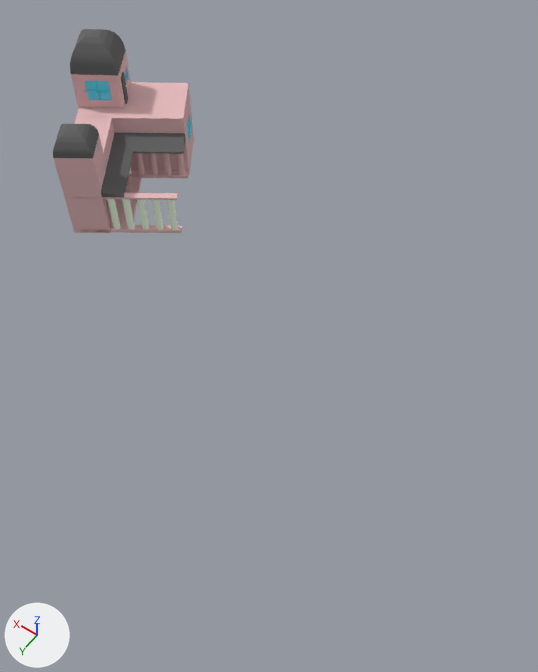
The FBX model Assets/Prefabs/PrefabsBuildings/Extracteurs/Extracteur pierrre.fbx: old version first, new version second.
Both versions are drawn from a 50 mm camera at (-7.61, 8.98, 14.68) aimed at (-1.43, 0.33, 1.09). Arrows for +X, +Y and +Z are at lower left; the lights stay in place.
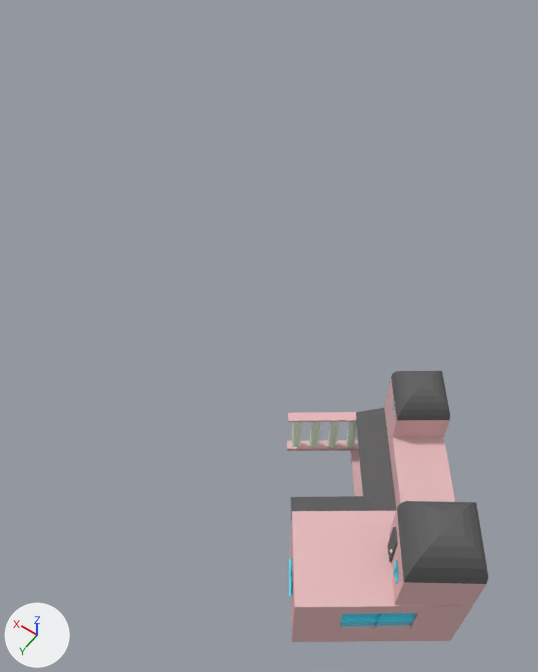
Where the change shows, as pixel boxes [x1, y1, x2, y2] in the pictures (538 x 672 px; the box of a moved part takes in the faces that stretch with it):
'Cube.024', reshaped, moved, turned, rescaled
    before: [53, 29, 194, 233]
    after: [287, 371, 489, 642]
part 1 of me_cube_015, moved or reshaped
    before: [121, 72, 128, 104]
    after: [388, 527, 398, 562]
part 2 of me_cube_015, moved or reshaped
    before: [135, 153, 145, 175]
    after: [346, 422, 357, 447]
part 3 of me_cube_015, moved or reshaped
    before: [149, 153, 158, 175]
    after: [328, 422, 340, 447]
part 4 of me_cube_015, moved or reshaped
    before: [107, 199, 121, 229]
    after: [310, 422, 321, 448]
part 5 of me_cube_015, moved or reshaped
    before: [162, 153, 172, 175]
    after: [292, 422, 302, 448]
part 6 of me_cube_015, moved or reshaped (not visible afterwards)
    before: [122, 199, 135, 229]
part 7 of me_cube_015, moved or reshaped (not visible afterwards)
    before: [176, 154, 185, 175]
part 8 of me_cube_015, moved or reshaped (not visible afterwards)
    before: [137, 199, 149, 230]
part 9 of me_cube_015, moved or reshaped (not visible afterwards)
    before: [152, 200, 164, 230]
part 10 of me_cube_015, moved or reshaped (not visible afterwards)
    before: [167, 200, 178, 230]
part 11 of me_cube_015, moved or reshaped
    before: [53, 124, 103, 179]
    after: [389, 501, 489, 606]
part 12 of me_cube_015, moved or reshaped
    before: [70, 29, 131, 108]
    after: [387, 371, 450, 437]
part 13 of me_cube_015, deleted
    before: [59, 68, 192, 233]
part 14 of me_cube_015, built on
    before: [77, 82, 194, 174]
    after: [287, 398, 473, 642]

The change in detail:
Material 'Bleau coupole.003' (mat_bleau_coupole_003) is new.
Its base color is (0.122, 0.122, 0.122) (dark grey #626262).
Its roughness is 1.0.
me_cube_015 is used by ob_cube_024; location (5.55, -1.91, 0.05); rotation (0.0, 0.0, 0.602), in degrees (0, 0, 34); scale (0.56, 1.25, 0.05).
me_cube_015 had 1386 vertices, 1040 faces and spanned x -3.6..1.9, y -2.3..1.1, z -1.0..77.5.
me_cube_015 now has 1386 vertices, 1040 faces and spans x 3.1..8.0, y -5.4..-0.1, z 0.0..3.9.
me_cube_015 part 1: the loose piece of 24 vertices spanning x -0.5..-0.4, y -1.7..-1.4, z 38.4..55.4 is scaled about its middle by (0.453, 1.01, 0.05), then moved by (6.9, -2.1, -44.5).
me_cube_015 part 2: the loose piece of 64 vertices spanning x -1.2..-0.8, y -0.9..-0.8, z 1.0..25.0 is scaled about its middle by (0.453, 1.01, 0.05), then moved by (5.3, -0.3, -12.3), in mat_poteau_001 (white #f0ffe7).
me_cube_015 part 3: the loose piece of 64 vertices spanning x -1.9..-1.6, y -0.9..-0.8, z 1.0..25.0 is scaled about its middle by (0.453, 1.01, 0.05), then moved by (5.7, -0.6, -12.3), in mat_poteau_001 (white #f0ffe7).
me_cube_015 part 4: the loose piece of 64 vertices spanning x -0.5..-0.1, y 1.0..1.1, z 1.0..25.0 is scaled about its middle by (0.453, 1.01, 0.05), then moved by (3.9, -2.7, -12.3).
me_cube_015 part 5: the loose piece of 64 vertices spanning x -2.6..-2.3, y -0.9..-0.8, z 1.0..25.0 is scaled about its middle by (0.453, 1.01, 0.05), then moved by (5.7, -1.1, -12.3), in mat_poteau_001 (white #f0ffe7).
me_cube_015 part 6: the loose piece of 64 vertices spanning x -1.2..-0.8, y 1.0..1.1, z 1.0..25.0 is scaled about its middle by (0.453, 1.01, 0.05), then moved by (7.0, -3.9, -12.3).
me_cube_015 part 7: the loose piece of 64 vertices spanning x -3.3..-3.0, y -0.9..-0.8, z 1.0..25.0 is scaled about its middle by (0.453, 1.01, 0.05), then moved by (8.8, -2.2, -12.3), in mat_poteau_001 (white #f0ffe7).
me_cube_015 part 8: the loose piece of 64 vertices spanning x -1.9..-1.6, y 1.0..1.1, z 1.0..25.0 is scaled about its middle by (0.453, 1.01, 0.05), then moved by (6.7, -4.6, -12.3).
me_cube_015 part 9: the loose piece of 64 vertices spanning x -2.6..-2.3, y 1.0..1.1, z 1.0..25.0 is scaled about its middle by (0.453, 1.01, 0.05), then moved by (7.7, -4.3, -12.3).
me_cube_015 part 10: the loose piece of 64 vertices spanning x -3.3..-3.0, y 1.0..1.1, z 1.0..25.0 is scaled about its middle by (0.453, 1.01, 0.05), then moved by (7.8, -4.8, -12.3).
me_cube_015 part 11: the loose piece of 32 vertices spanning x 0.1..1.8, y 0.3..1.1, z 38.3..62.3 is multiplied about its middle by the matrix ((0.395, 1.342, 0.0), (-0.578, 0.919, 0.0), (0.0, 0.0, 0.08)), then moved by (6.1, -4.2, -47.3).
me_cube_015 part 12: the loose piece of 32 vertices spanning x -0.5..1.9, y -2.3..-1.3, z 39.3..77.5 is multiplied about its middle by the matrix ((-0.262, -0.794, 0.0), (0.341, -0.608, 0.0), (0.0, 0.0, 0.031)), then moved by (4.7, 0.9, -55.8).
me_cube_015 part 13: 26 loose pieces with 156 vertices, spanning x -3.6..1.8, y -2.3..1.1, z -1.0..56.6, are deleted.
me_cube_015 part 14: 20 vertices removed from x -3.5..1.8, y -2.3..1.1, z -1.0..39.0; 176 vertices added at x 3.1..8.0, y -5.4..-0.1, z 0.0..2.9.
me_cube_015 now uses material mat_bleau_coupole_003 (dark grey #626262).
Object 'Cube.024' (ob_cube_024) is rescaled from (0.56, 1.25, 0.05) to (1.0, 1.0, 1.0).
Object 'Cube.024' (ob_cube_024) moves from (5.55, -1.91, 0.05) to (0.0, 0.0, 0.0).
Object 'Cube.024' (ob_cube_024) turns from (0, 0, 34) to (0, 0, -180) degrees about x, y and z.
